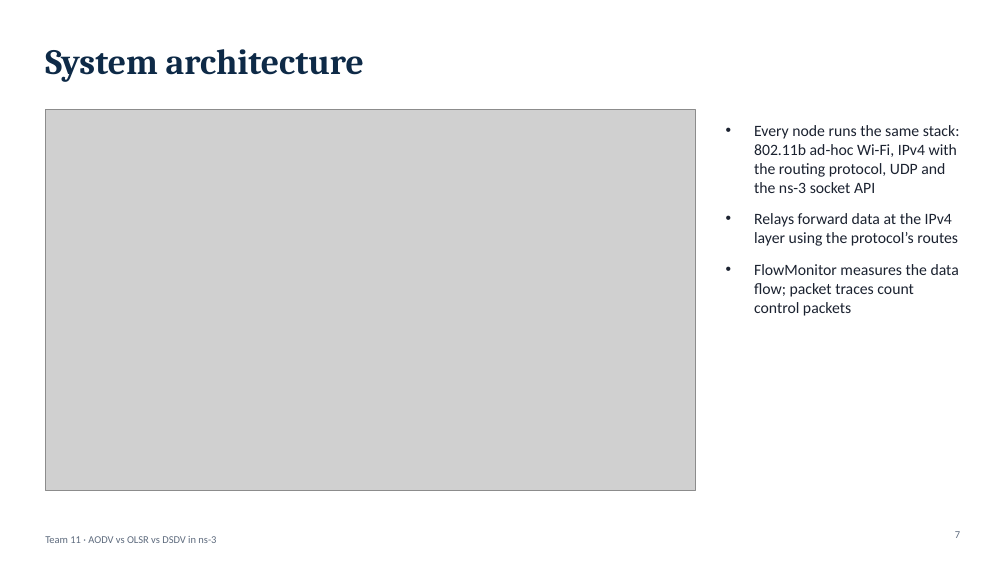
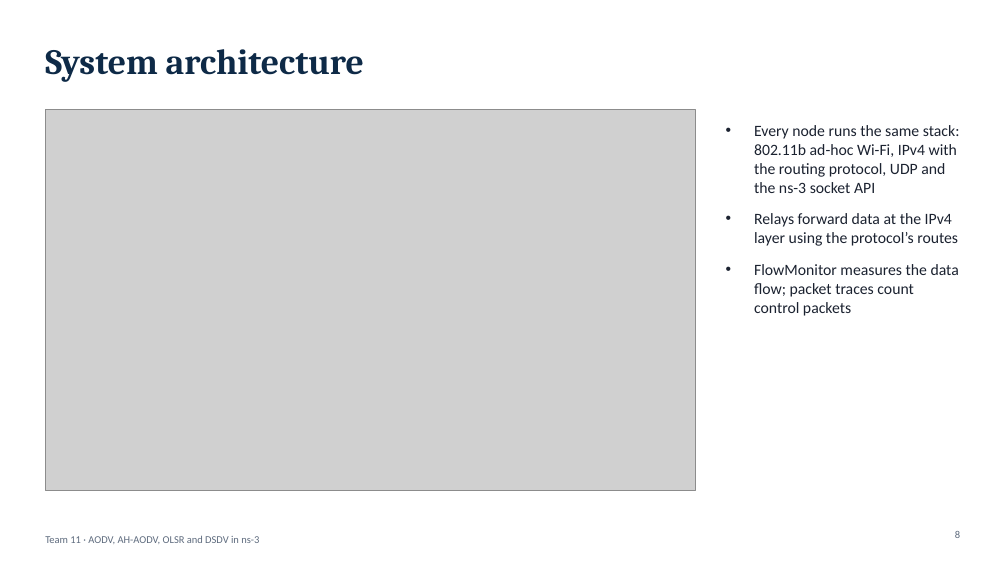
Before and after one commit to vijethmd/manet-routing-comparison, a slide deck: slide 8 of submissions/AODV_OLSR_DSDV_MANET_Team11.pptx (slide 7 before the commit). Drawn at 1008x567 pixels with LibreOffice and Linux fonts; fonts in the diff are those of the drawing; grey boxes stand for pictures. Boxes give left, top, right and bottom in pixels: in the first picture for what was removed or moved away, otherwise in the second. Text is boxed around its words. In the diff, an @@ line names an element or a change of style, - is before the commit and + after.

Commit message:
Update report and slides for AH-AODV and the AAT report guidelines
Report (PDF and Word): adds AH-AODV and its performance analysis; now
25 pages at a true 12 pt with every chapter within its page limit and a
192-word abstract. The earlier PDF had been shrunk to about 8.4 pt by a
table wider than the text block.

Slides (PPTX and PDF): one slide of graphs per experiment and an AH-AODV
slide; jitter, NRL and the validation slide removed.

```diff
--- a/submissions/AODV_OLSR_DSDV_MANET_Team11.pptx
+++ b/submissions/AODV_OLSR_DSDV_MANET_Team11.pptx
@@ text at [45, 535, 259, 544]: text changed @@
-Team 11 · AODV vs OLSR vs DSDV in ns-3
+Team 11 · AODV, AH-AODV, OLSR and DSDV in ns-3
@@ page number at [955, 531, 960, 538]: text changed @@
-7
+8
```
Also in this commit, not shown: 14 other slides changed, 2 slides added, 3 other files.
